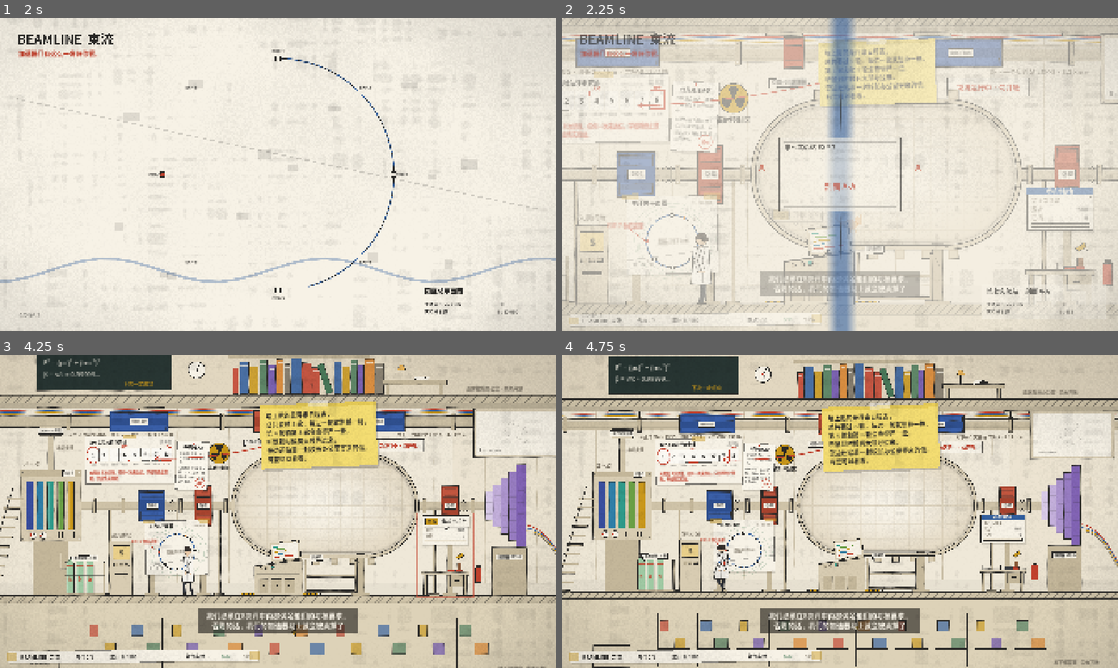
Above: before the commit, frames 1-4 (two rows, left to right).
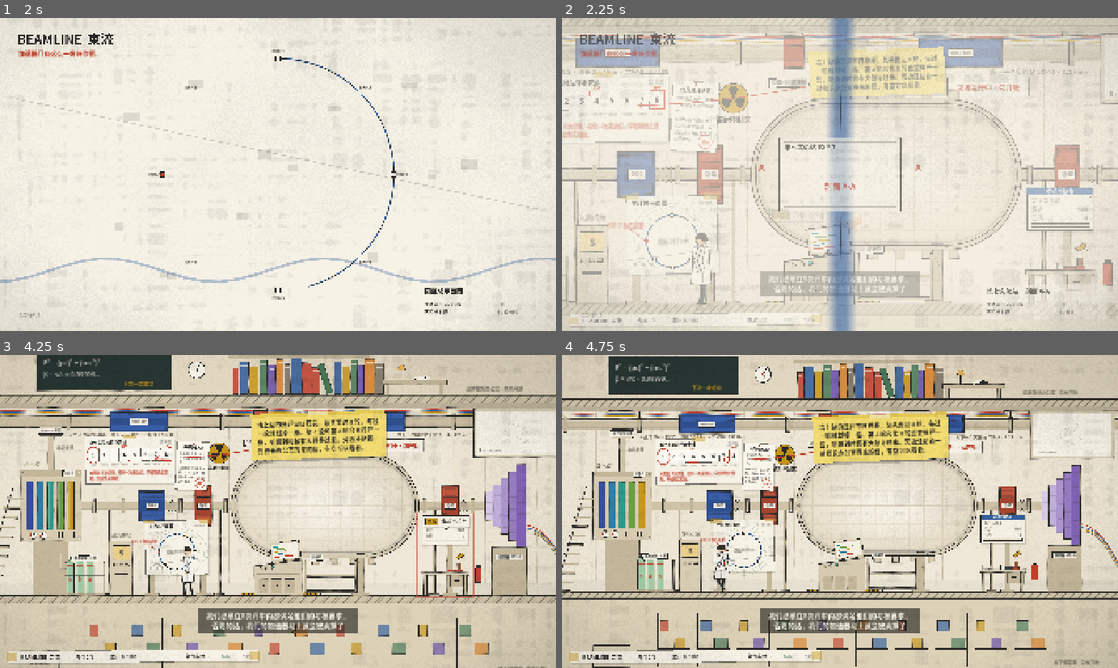
Above: after the commit, the same moments.

Repository: tntsg1/shuliu
Game: Godot game, scene res://main.tscn
Same seed, same stepped clock (60 frames per second), same inputs: the game is played once before the commit and once after it.
Inputs (mouse positions are in pixels of both pictures, inside the frame that each line leads up to):
- Up to frame 1 (2 s): tap Enter (ui_accept) at 0.5, 0.77, 1.07 s; move the mouse to (400, 158) at 0.52 s; hold D (move_right) 0.53-1.25 s; tap F (submit) at 0.6 s; click (400, 158) at 0.67 s; drag from (166, 190) to (250, 237) at 1.27 s
- Up to frame 2 (2.25 s): move the mouse to (895, 105) at 2.02 s; hold D (move_right) from 2.03 s (still down); tap F (submit) at 2.1 s
- Up to frame 3 (4.25 s): release D (move_right) at 2.75 s; drag from (250, 574) to (111, 464) at 2.77 s; move the mouse to (444, 558) at 3.52 s; hold A (move_left) from 3.53 s (still down); tap B at 3.6 s; tap Enter (ui_accept) at 3.77, 4.07 s; tap F (submit) at 3.8 s
- Up to frame 4 (4.75 s): release A (move_left) at 4.25 s; drag from (673, 464) to (756, 433) at 4.27 s

Frame 1 is identical in both runs. In frame 2, 2.0% of the frame differs, in the area x 17-69%, y 6-29%; in frame 3, 3.5%, in the area x 28-70%, y 14-38%; in frame 4, 3.5%.

Commit message:
18 张教程便条换成用户定稿文字：便条按段落自动折行（标点不落行首）、段间留空；停留几秒自动收起的便条按字数延长；纸带一句改“下一次加速”（机制事实）；tests/note_shots.gd 逐张截图

Diff:
--- a/scripts/ui/tutorial.gd
+++ b/scripts/ui/tutorial.gd
@@ -21,137 +21,109 @@
 	# 每步：id / 文字 / 何时出现 / 何时完成 / 箭头指向（返回屏幕坐标；null 表示不画箭头）/ 便条位置
 	steps = [
 		# —— 背景：开场信之后，先看墙上的日程表，再看束流从哪来（DECISIONS Q62/Q63）——
-		{"id": "wall", "text": "墙上贴的是评审日程表，
-总共要过 8 轮，每过一轮就划掉一格。
-第 4 轮和第 8 轮会查得严一些，
-听说到时候有大领导过来。
-旁边还贴着一封校长办公室寄来的信，
-有空可以看看。",
+		{"id": "wall", "text": "墙上贴的是评审日程表，总共要过 8 轮，每过一轮就划掉一格。第 4 轮和第 8 轮会查得严一些，听说到时候有大领导过来。旁边还贴着一封校长办公室寄来的信，有空可以看看。",
 			"say": "我们必须在8次评审内都满足他们的考核要求，\n否则的话，我们的加速器马上就会被卖掉了",
 			"show": func(): return main.mode == main.M.WALK,
-			"done": func(): return step_t > 8.0 or main.mode != main.M.WALK or main.letter.open,
+			"done": func(): return step_t > _rt(8.0) or main.mode != main.M.WALK or main.letter.open,
 			"at": func(): return _w(Vector2(560, 372)), "note": func(): return _w(Vector2(1080, 300))},
-		{"id": "bottles", "text": "这轮就给了这么几瓶氢气，
-每做一次实验就得用掉一瓶，
-用完可就没了，自己看着点用。
-等气瓶全用完，就该去交评审了。",
+		{"id": "bottles", "text": "这一轮评审只分配了这么几瓶氢气，每次进行实验都会消耗一瓶，用完以后就没有了，所以要注意剩余的数量。
+等所有氢气瓶都用完以后，就必须去提交评审了。",
 			"say": "使用粒子对撞机的基本粒子就是氢气，\n这里面装的氢气可以供你完成一次完整的实验",
 			"show": func(): return main.mode == main.M.WALK,
-			"done": func(): return step_t > 8.0 or main.mode != main.M.WALK,
+			"done": func(): return step_t > _rt(8.0) or main.mode != main.M.WALK,
 			"at": func(): return _w(Vector2(350, 690)), "note": func(): return _w(Vector2(470, 560))},
 		{"id": "walk", "text": "欢迎上任，负责人。
-点击地面走过去，
-点击设备直接使用。
-（键盘：A / D 走路，E 使用）",
+点击地面就可以移动到指定位置，走到设备旁边以后，点击设备就可以直接使用。
+也可以使用键盘操作：按 A / D 左右移动，按 E 使用设备。",
 			"show": func(): return main.mode == main.M.WALK,
 			"done": func(): return absf(main.player.position.x - 700.0) > 40.0 or main.mode != main.M.WALK,
 			"at": func(): return _w(main.player.position + Vector2(0, -175)), "note": func(): return _w(main.player.position + Vector2(-60, -420))},
-		{"id": "shop", "text": "左边是采购终端，点它。
-用经费买设备和饰品，
-能改概率、加倍率、保命。
-（也可以先不买）",
+		{"id": "shop", "text": "左边是采购终端，点击以后就可以购买设备和饰品。
+这些东西可以提高实验的成功概率、增加科研倍率，有些还能在实验失败时帮你减少损失。
+如果暂时不需要，也可以先不购买。",
 			"show": func(): return main.mode == main.M.WALK,
 			"done": func(): return main.mode == main.M.SHOP or main.mode == main.M.ENTER or main.run.experiment_no > 0,
 			"at": func(): return _w(Vector2(Geo.TERMINAL_X + 35, Geo.FLOOR - 190)), "note": func(): return _w(Vector2(Geo.TERMINAL_X + 120, Geo.FLOOR - 560))},
-		{"id": "shop_ui", "text": "点击商品卡直接买下。
-按住下面已有的东西，
-半价卖掉。
-右键或 × 离开。",
+		{"id": "shop_ui", "text": "点击商品卡片就可以直接购买。
+如果想出售已经购买的东西，可以按住下方的物品卡片，按照原价的一半卖出。
+点击右上角的 ×，或者按鼠标右键，就可以关闭采购终端。",
 			"show": func(): return main.mode == main.M.SHOP,
 			"done": func(): return main.mode != main.M.SHOP,
 			"at": null, "note": func(): return Vector2(1500, 800)},
-		{"id": "console", "text": "观测舱前面有台控制台，
-过去点一下，把第一瓶氢气装进去
-就能开始实验了。",
+		{"id": "console", "text": "观测舱前面有一台控制台，点击控制台就可以把第一瓶氢气注入设备，准备开始实验。",
 			"say": "可以在这里把氢气加速到接近光速进行对撞，产生科研成果",
 			"show": func(): return main.mode == main.M.WALK,
 			"done": func(): return main.mode != main.M.WALK and main.mode != main.M.SHOP,
 			"at": func(): return _w(Vector2(Geo.CONSOLE_STAND + 30, Geo.FLOOR - 150)), "note": func(): return _w(Vector2(Geo.CONSOLE_STAND + 150, Geo.FLOOR - 520))},
-		{"id": "space", "text": "点红色大按钮（或空格）加速。
-纸带就是下一次的真实概率：
-指针停在哪段，结果就是哪个。
-鼠标停在纸带上能看具体数字。",
+		{"id": "space", "text": "点击红色按钮，或者按空格键，就可以开始加速。
+下方的纸带显示了下一次加速的实际成功概率，指针最终停在哪个区域，就会得到对应的实验结果。
+将鼠标移动到纸带上，还可以查看每个区域的具体概率。",
 			"show": func(): return main.mode == main.M.CONSOLE and main.run.beam != null,
 			"done": func(): return main.run.log.size() >= 1 and main.mode != main.M.SPIN,
 			"at": func(): return _panel(Vector2(1530, 150)), "note": func(): return _panel(Vector2(1240, -150))},
-		{"id": "value", "text": "能级越高，潜在成果越值钱。\n但红色的“束流丢失”段\n也会越来越宽——\n丢了，这一束就是 0。",
+		{"id": "value", "text": "束流的能级越高，这次实验能获得的科研点就越多，不过红色的「束流丢失」区域也会变宽。
+如果加速时落在红色区域，这一束就会直接丢失，拿不到任何科研点。",
 			"show": func(): return main.mode == main.M.CONSOLE and main.run.log.size() >= 1,
 			"done": func(): return main.run.log.size() >= 3 or main.mode != main.M.CONSOLE,
 			"at": func(): return _panel(Vector2(1260, 120)), "note": func(): return _panel(Vector2(760, -170))},
-		{"id": "lock", "text": "成功会给锁相充能，\n攒满 6 格进入锁相：\n接下来几次加速绝不丢失。",
+		{"id": "lock", "text": "每次成功加速都会给锁相增加一格能量，攒满 6 格以后就能进入锁相状态。
+锁相期间，接下来的几次加速都不会发生束流丢失，可以放心继续加速。",
 			"show": func(): return main.mode == main.M.CONSOLE and main.run.beam != null and main.run.beam.charge > 0,
 			"done": func(): return main.run.log.size() >= 5 or main.mode != main.M.CONSOLE or (main.run.beam != null and main.run.beam.locked()),
 			"at": func(): return _panel(Vector2(780, 214)), "note": func(): return _panel(Vector2(560, -170))},
-		{"id": "lever", "text": "觉得够了，就把拉杆
-往下拖到底（或按 E）引出：
-潜在成果存进累计分，
-还能换来经费。",
+		{"id": "lever", "text": "如果觉得当前的科研成果已经足够了，就把拉杆向下拖到底，或者按 E 键引出束流。
+引出成功后，这一束的潜在科研点就会计入累计分数，同时还能获得一些经费。",
 			"show": func(): return main.mode == main.M.CONSOLE and main.run.beam != null and main.run.beam.energy >= 4,
 			"done": func(): return main.run.experiment_no > 1 or main.run.beam == null,
 			"at": func(): return _panel(Vector2(1760, 110)), "note": func(): return _panel(Vector2(1530, -200))},
-		{"id": "report", "text": "实验报告已经放到审核台上了，
-上面写着这轮要攒多少科研点，
-还有你现在已经攒了多少。
-攒够了就能去交评审。",
+		{"id": "report", "text": "实验报告已经放在审核台上了，你可以在这里查看本轮评审需要的科研点数，以及目前已经累计的科研点数。
+只要累计的科研点达到要求，就可以提交本轮评审。",
 			"say": "第一次科研成果成功出炉了，我们看一看得分如何呢",
 			"show": func(): return main.mode == main.M.CONSOLE and main.run.beam == null and main.run.experiment_no >= 1,
-			"done": func(): return main.run.beam != null or main.mode != main.M.CONSOLE or step_t > 7.0,
+			"done": func(): return main.run.beam != null or main.mode != main.M.CONSOLE or step_t > _rt(7.0),
 			"at": func(): return _w(Vector2(main.review.X + 75, Geo.FLOOR - 200)), "note": func(): return _w(Vector2(main.review.X - 120, Geo.FLOOR - 420))},
-		{"id": "clips", "text": "左边夹板：考核进度和累计分。
-右边夹板：实验日志，
-还有“显示概率 / 实际频率”，
-不信可以自己查账。",
+		{"id": "clips", "text": "左边的夹板可以查看当前的考核进度，还有这轮已经累计的科研点数。
+右边的夹板记录了每次实验的结果，还能查看设备显示的成功概率和实际成功频率，想知道实验结果有没有问题，可以在这里查看记录。",
 			"show": func(): return main.mode == main.M.CONSOLE and main.run.beam == null and main.run.experiment_no >= 1,
-			"done": func(): return main.run.beam != null or main.mode != main.M.CONSOLE or step_t > 7.0,
+			"done": func(): return main.run.beam != null or main.mode != main.M.CONSOLE or step_t > _rt(7.0),
 			"at": func(): return Vector2(400, 300), "note": func(): return Vector2(440, 120)},
-		{"id": "submit", "text": "科研点攒够了就能直接交，
-不用把气瓶全用完，
-剩下的气瓶会退回去，折成经费。
-想趁着还有气瓶再多做几次也行，
-不过得想好了，万一后面的实验失败，
-之前攒下的科研点就会扣掉 30%。
-要是气瓶已经用光了，
-那就只能去交评审了。",
+		{"id": "submit", "text": "科研点达到本轮要求以后，就可以去审核台提交评审，不需要把所有氢气瓶都用完。
+如果还有剩余的氢气瓶，提交时会自动退回，并且按照数量折算成经费。
+当然，你也可以继续进行实验，多赚一些科研点，不过后面的实验如果失败，就会扣除之前累计科研点的 30%，所以要考虑好再决定。
+等所有氢气瓶都用完以后，就必须提交评审了。",
 			"say": func(): return ("科研成果的分数已经能通过考核了，但是你还是剩下了几个气瓶，\n不过好心提醒你一下，你剩下的%d瓶也会被回收哦" % main.run.experiments_left) if main.run.total >= main.run.line() and main.run.experiments_left > 0 else "",
 			"show": func(): return (main.mode == main.M.CONSOLE and main.run.beam == null or main.mode == main.M.WALK) and main.run.experiment_no >= 1 and shown.has("clips"),
-			"done": func(): return main.mode == main.M.REVIEW or main.run.beam != null or step_t > 9.0,
+			"done": func(): return main.mode == main.M.REVIEW or main.run.beam != null or step_t > _rt(9.0),
 			"at": func(): return _w(Vector2(main.review.STAND, Geo.FLOOR - 180)), "note": func(): return _w(Vector2(main.review.STAND - 200, Geo.FLOOR - 480))},
-		{"id": "rebuy", "text": "每做完一次实验，
-采购终端都会进新货。
-点面板左上的纸签就能去逛，
-实验做到一半也能去。",
+		{"id": "rebuy", "text": "每次完成实验以后，采购终端都会补充一批新商品。
+点击控制台左上角的纸签，就可以进入采购终端查看商品，实验进行到一半也可以随时进去。",
 			"show": func(): return (main.mode == main.M.CONSOLE or main.mode == main.M.WALK) and main.run.experiment_no >= 1 and shown.has("submit"),
-			"done": func(): return main.mode == main.M.SHOP or main.run.experiment_no >= 2 or step_t > 12.0,
+			"done": func(): return main.mode == main.M.SHOP or main.run.experiment_no >= 2 or step_t > _rt(12.0),
 			"at": func(): return main.panel.leave_rect.get_center() if main.panel.leave_rect.size.x > 0 else Vector2(178, 760), "note": func(): return Vector2(520, 560)},
 		# —— 第一局后半段：饰品与超级同步 ——
-		{"id": "sell", "text": "想换掉旧东西？
-按住它不放，
-红圈合拢就半价卖掉。
-（松手就取消）",
+		{"id": "sell", "text": "如果想把之前买的物品卖掉，可以按住物品不松手，等红色圆圈合拢以后，就能按照原价的一半出售。
+中途松开就会取消出售。",
 			"show": func(): return main.mode == main.M.SHOP and main.run.experiment_no >= 2 and not main.shop.inv_rects.is_empty(),
-			"done": func(): return main.mode != main.M.SHOP or step_t > 8.0,
+			"done": func(): return main.mode != main.M.SHOP or step_t > _rt(8.0),
 			"at": func(): return main.shop.inv_rects[0].rect.get_center() if not main.shop.inv_rects.is_empty() else Vector2(1000, 700),
 			"note": func(): return Vector2(1480, 840)},
-		{"id": "board", "text": "右下这块挂板上，
-是你买的设备和饰品。
-哪件生效，它就会飞出来亮相。
-鼠标停上去能看说明。",
+		{"id": "board", "text": "控制台右下角的挂板上放着你购买的设备和饰品。
+每次有物品生效时，对应的物品就会从挂板上飞出来，显示这次触发的效果。
+把鼠标移到物品上，还可以查看具体说明。",
 			"show": func(): return main.mode == main.M.CONSOLE and main.run.experiment_no >= 2 and main.charms.vis > 0.9 and not (main.run.devices + main.run.relics).is_empty(),
-			"done": func(): return main.mode != main.M.CONSOLE or step_t > 8.0 or main.charms.fired > 0,
+			"done": func(): return main.mode != main.M.CONSOLE or step_t > _rt(8.0) or main.charms.fired > 0,
 			"at": func(): return main.charms.board_rect().position + Vector2(main.charms.board_rect().size.x * 0.5, 0),
 			"note": func(): return main.charms.board_rect().position + Vector2(-140, -170)},
-		{"id": "fired", "text": "看，饰品生效了！
-纸条上写着它做了什么。
-构筑就靠这些凑出来。",
+		{"id": "fired", "text": "看，你的饰品生效了！
+上面的纸条会告诉你这次触发了什么效果。
+多搭配几件饰品，就能慢慢组合出自己的构筑。",
 			"show": func(): return main.charms.fired > 0 and (main.mode == main.M.CONSOLE or main.mode == main.M.SPIN),
-			"done": func(): return step_t > 6.0 or main.run.beam == null,
+			"done": func(): return step_t > _rt(6.0) or main.run.beam == null,
 			"at": null, "note": func(): return Vector2(560, 300)},
-		{"id": "super", "text": "锁相时，纸带最左边
-多出一段金色：超级同步！
-能级一下 +3。
-能级越高，它越容易出。",
+		{"id": "super", "text": "进入锁相状态以后，纸带最左边会出现一段金色区域，这就是「超级同步」。
+触发超级同步可以直接增加 3 级能级，而且当前能级越高，触发的概率也会越高。",
 			"show": func(): return main.mode == main.M.CONSOLE and main.run.beam != null and main.run.beam.locked() and main.run.experiment_no >= 2,
-			"done": func(): return main.run.beam == null or not main.run.beam.locked() or step_t > 9.0,
+			"done": func(): return main.run.beam == null or not main.run.beam.locked() or step_t > _rt(9.0),
 			"at": func(): return _panel(Vector2(600, 110)), "note": func(): return _panel(Vector2(420, -190))},
 	]
 	# 不再只放第一局：每次开新游戏由 main 按设置（Options.tutorial，默认开）启动
@@ -240,13 +212,14 @@
 	var fly := clampf(done_t / 0.6, 0.0, 1.0) if done_t >= 0.0 else 0.0
 	var np: Vector2 = st.note.call()
 	var vp := get_viewport_rect().size
-	var lines: PackedStringArray = st.text.split("\n")
 	var fs := 21
+	var lines := _wrap(st.text, fs)
 	var w := 0.0
+	var h := 40.0
 	for l in lines:
 		w = maxf(w, Ink.size(Pal.hand, l, fs).x)
+		h += 12.0 if l == "" else 30.0
 	w += 44.0
-	var h := lines.size() * 30.0 + 40.0
 	np.x = clampf(np.x, w * 0.5 + 20, vp.x - w * 0.5 - 20)
 	np.y = clampf(np.y, h * 0.5 + 20, vp.y - h * 0.5 - 20)
 	np += Vector2(fly * 260.0, -fly * 420.0)
@@ -275,8 +248,43 @@
 	draw_rect(Rect2(Vector2(-34, o.y - 10), Vector2(68, 22)), Color(Color("#ffffff"), 0.45 * a))
 	var y := o.y + 46.0
 	for l in lines:
+		if l == "":
+			y += 12.0
+			continue
 		Ink.text(self, l, Vector2(o.x + 22, y), fs, Color(Color("#2b2a28"), a), Pal.hand, HORIZONTAL_ALIGNMENT_LEFT, -1)
 		y += 30.0
 	if done_t >= 0.0:
 		Ink.text(self, "✓", o + Vector2(w - 46, 44), 40, Color(Pal.c("red"), a), Pal.bold, HORIZONTAL_ALIGNMENT_LEFT, -1)
 	draw_set_transform(Vector2.ZERO)
+
+## 便条自动折行：文案按段落写（用户改的是整段话），这里按便条宽度折成行；
+## 段落之间留一小段空（返回值里的 ""）。标点不放行首。只在第一次量字（不进 Ink 的缓存，免得把它挤爆），结果按文字缓存。
+const NOTE_W := 440.0
+const NO_HEAD := "，。、：；！？）」』”’…—"
+var _wraps := {}
+
+func _wrap(t: String, fs: int) -> PackedStringArray:
+	if _wraps.has(t):
+		return _wraps[t]
+	var out := PackedStringArray()
+	var paras := t.split("\n")
+	for pi in paras.size():
+		if pi > 0:
+			out.append("")
+		var cur := ""
+		for ch in paras[pi]:
+			if cur != "" and Pal.hand.get_string_size(cur + ch, HORIZONTAL_ALIGNMENT_LEFT, -1, fs).x > NOTE_W and not NO_HEAD.contains(ch):
+				out.append(cur)
+				cur = ch
+			else:
+				cur += ch
+		if cur != "":
+			out.append(cur)
+	_wraps[t] = out
+	return out
+
+## “停留几秒算看完”的步骤：文字长就多留一会儿（约每秒读 7 个字），不少于原来的秒数
+func _rt(base: float) -> float:
+	if idx < 0:
+		return base
+	return maxf(base, String(steps[idx].text).length() / 7.0)
--- /dev/null
+++ b/tests/note_shots.gd
@@ -0,0 +1,31 @@
+extends SceneTree
+## 18 张教程便条逐张截图（便条按段落自动折行后的大小、位置）。不写玩家配置。
+var main: Node
+
+func _initialize() -> void:
+	DirAccess.make_dir_recursive_absolute(ProjectSettings.globalize_path("res://shots/notes/"))
+	main = load("res://main.tscn").instantiate()
+	main.play_tutorial = false
+	main.play_intro = false
+	root.add_child(main)
+	_go()
+
+func _go() -> void:
+	for i in 5:
+		await process_frame
+	var tut = main.tutorial
+	tut.persist = false
+	tut.start(false)
+	tut.process_mode = Node.PROCESS_MODE_DISABLED
+	for i in tut.steps.size():
+		tut.active = true
+		tut.idx = i
+		tut.step_t = 1.0
+		tut.done_t = -1.0
+		tut.queue_redraw()
+		await process_frame
+		await process_frame
+		await RenderingServer.frame_post_draw
+		root.get_viewport().get_texture().get_image().save_png(ProjectSettings.globalize_path("res://shots/notes/%02d_%s.png" % [i + 1, tut.steps[i].id]))
+	print("note shots: ", tut.steps.size())
+	quit(0)
Not shown, added: tests/newgame_esc_shots.gd.uid
Not shown, added: tests/note_shots.gd.uid
Not shown, changed: design/开场与教程文案.md
